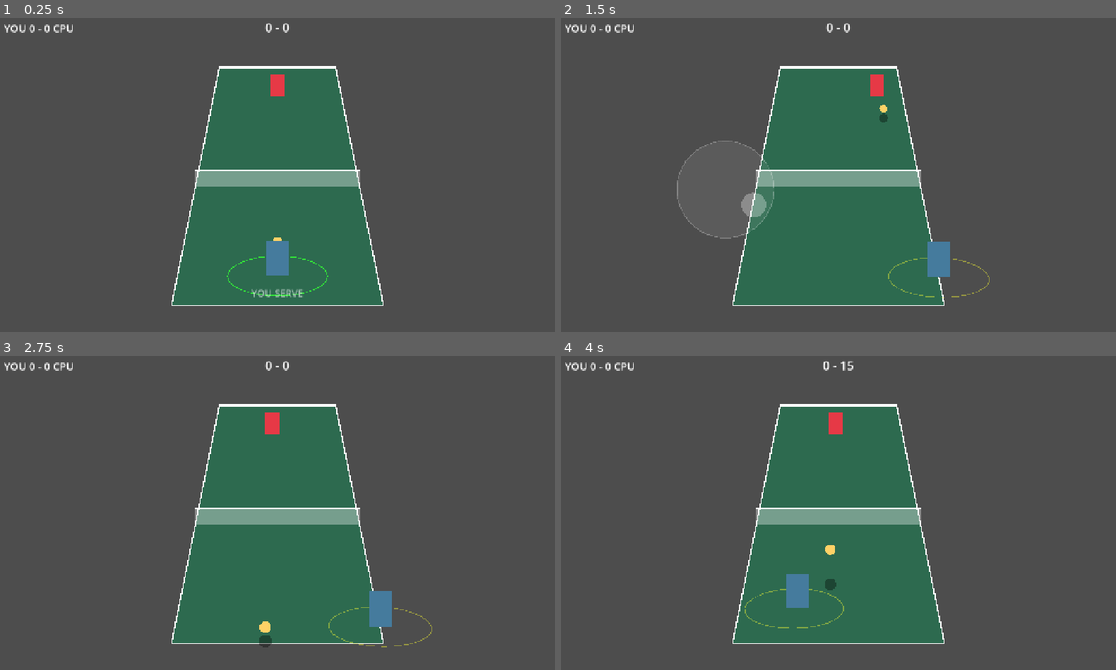
Above: before the commit, frames 1-4 (two rows, left to right).
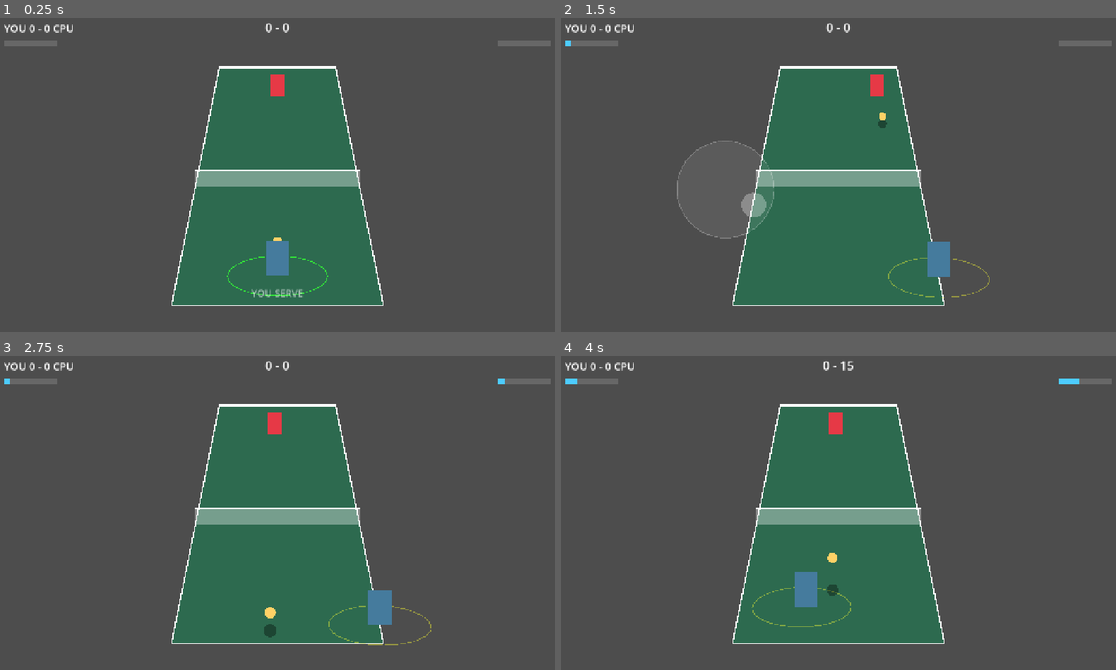
Above: after the commit, the same moments.

Repository: slamcoderpt/TennisGame
Game: Godot game, scene res://src/view/match.tscn
Same seed, same stepped clock (60 frames per second), same inputs: the game is played once before the commit and once after it.
Inputs (mouse positions are in pixels of both pictures, inside the frame that each line leads up to):
- Up to frame 1 (0.25 s): no input
- Up to frame 2 (1.5 s): tap Enter (ui_accept) at 0.5, 0.77 s; move the mouse to (960, 156) at 0.52 s; hold Right (ui_right) 0.53-1.25 s; click (960, 156) at 0.67 s; drag from (727, 187) to (810, 237) at 1.27 s
- Up to frame 3 (2.75 s): move the mouse to (333, 440) at 2.02 s; hold Right (ui_right) from 2.03 s (still down)
- Up to frame 4 (4 s): release Right (ui_right) at 2.75 s; drag from (810, 575) to (666, 462) at 2.77 s; move the mouse to (1010, 560) at 3.52 s; hold Left (ui_left) from 3.53 s (still down); tap Enter (ui_accept) at 3.77 s

The runs differ from the first frame. In frame 1, 0.3% of the frame differs, in the area x 0-100%, y 7-9%; in frame 2, 0.4%; in frame 3, 0.9%; in frame 4, 1.0%, in the area x 0-100%, y 7-87%.

Commit message:
feat: charge ring, hit-pause, screen shake and meter bars
Co-Authored-By: Claude Opus 4.8 <noreply@anthropic.com>

Diff:
--- a/src/sim/court_sim.gd
+++ b/src/sim/court_sim.gd
@@ -48,6 +48,8 @@
 var pause_ticks := 0
 var last_event := ""            # transient HUD message ("FAULT", "OUT!", ...)
 var meter := [0.0, 0.0]         # 0..1 super meter per player; persists across points, not matches
+var hit_count := 0              # monotonic swing counter; the view reads it to trigger juice
+var hit_strength := 0.0         # power of the most recent swing (0..1, or >1 for a special)
 
 func _init() -> void:
 	players[0].side = -1
@@ -231,6 +233,8 @@
 	ball.bounce_count = 0
 	ball.in_play = true
 	last_hitter = i
+	hit_count += 1
+	hit_strength = 2.0 if special else p.charge
 	p.charge = 0.0
 	if serving and not special:
 		is_serve = true
--- a/src/view/court_view.gd
+++ b/src/view/court_view.gd
@@ -36,6 +36,7 @@
 		_draw_reach(sim.players[0])
 	_draw_ball(f)
 	_draw_player(sim.players[0], P1_COLOR, f)
+	_draw_charge(sim.players[0])
 
 func _draw_reach(p) -> void:
 	var b = sim.ball
@@ -89,3 +90,12 @@
 	var s := Proj.scale_at(pos.y)
 	draw_circle(Proj.to_screen(pos), 0.25 * s, SHADOW_COLOR)
 	draw_circle(Proj.to_screen(pos, h), 0.22 * s, BALL_COLOR)
+
+func _draw_charge(p) -> void:
+	if p.charge <= 0.0:
+		return
+	var center := Proj.to_screen(p.pos)
+	var s := Proj.scale_at(p.pos.y)
+	var r := 1.1 * s
+	var col := Color(1.0, 0.85, 0.2) if p.charge >= 1.0 else Color(1.0, 1.0, 1.0, 0.8)
+	draw_arc(center, r, -PI / 2.0, -PI / 2.0 + TAU * p.charge, 32, col, 4.0)
--- a/src/view/hud.gd
+++ b/src/view/hud.gd
@@ -23,3 +23,12 @@
 		draw_string(font, Vector2(340, 300), sim.last_event, HORIZONTAL_ALIGNMENT_CENTER, 600, 36, Color.ORANGE)
 	elif not sim.ball.in_play and sim.pause_ticks == 0:
 		draw_string(font, Vector2(490, 640), "%s SERVE" % NAMES[sim.server], HORIZONTAL_ALIGNMENT_CENTER, 300, 22, Color(1, 1, 1, 0.6))
+	_draw_meter(20, sim.meter[0])
+	_draw_meter(1140, sim.meter[1])
+
+func _draw_meter(x: float, value: float) -> void:
+	var w := 120.0
+	var h := 12.0
+	var y := 60.0
+	draw_rect(Rect2(x, y, w, h), Color(1, 1, 1, 0.15))
+	draw_rect(Rect2(x, y, w * value, h), Color(1.0, 0.85, 0.2) if value >= 1.0 else Color(0.3, 0.8, 1.0))
--- a/src/view/match.gd
+++ b/src/view/match.gd
@@ -6,11 +6,17 @@
 const PlayerInput := preload("res://src/input/player_input.gd")
 const WallAI := preload("res://src/ai/wall_ai.gd")
 
+const SHAKE_DECAY := 0.6         # shake magnitude removed per rendered frame
+
 var sim := CourtSim.new()
 var view: Node2D
 var hud: Node2D
 var player_input: Node2D
 var ai := WallAI.new()
+
+var _seen_hits := 0
+var _pause_frames := 0
+var _shake := 0.0
 
 func _ready() -> void:
 	view = CourtView.new()
@@ -24,10 +30,29 @@
 	var frame = player_input.consume_frame()
 	if sim.score.match_winner != -1:
 		if frame.hit_pressed:
-			sim = CourtSim.new()
+			_restart()
+		return
+	if _pause_frames > 0:
+		_pause_frames -= 1
 		return
 	sim.tick([frame, ai.frame(sim)])
+	if sim.hit_count != _seen_hits:
+		_seen_hits = sim.hit_count
+		_pause_frames = int(round(2.0 + 4.0 * sim.hit_strength))
+		_shake = 4.0 + 10.0 * sim.hit_strength
+
+func _restart() -> void:
+	sim = CourtSim.new()
+	_seen_hits = 0
+	_pause_frames = 0
+	_shake = 0.0
 
 func _process(_delta: float) -> void:
+	if _shake > 0.0:
+		_shake = maxf(0.0, _shake - SHAKE_DECAY)
+	if _shake > 0.1:
+		view.position = Vector2(randf_range(-_shake, _shake), randf_range(-_shake, _shake))
+	else:
+		view.position = Vector2.ZERO
 	view.render(sim)
 	hud.render(sim)
--- a/tests/run_tests.gd
+++ b/tests/run_tests.gd
@@ -10,6 +10,7 @@
 	"res://tests/test_charge.gd",
 	"res://tests/test_shots.gd",
 	"res://tests/test_meter.gd",
+	"res://tests/test_feel.gd",
 ]
 
 func _init() -> void:
--- /dev/null
+++ b/tests/test_feel.gd
@@ -0,0 +1,17 @@
+extends "res://tests/test_base.gd"
+
+const CourtSim := preload("res://src/sim/court_sim.gd")
+const InputFrame := preload("res://src/sim/input_frame.gd")
+
+func test_hit_count_increments_on_each_swing() -> void:
+	var sim := CourtSim.new()
+	check(sim.hit_count == 0, "hit_count starts at zero")
+	var held := InputFrame.new()
+	held.hit_held = true
+	for i in 10:
+		sim.tick([held, InputFrame.new()])       # build some charge first
+	var rel := InputFrame.new()
+	rel.hit_pressed = true
+	sim.tick([rel, InputFrame.new()])            # release fires the swing
+	check(sim.hit_count == 1, "a swing must increment hit_count")
+	check(sim.hit_strength > 0.0, "hit_strength must record the (charged) shot power")
